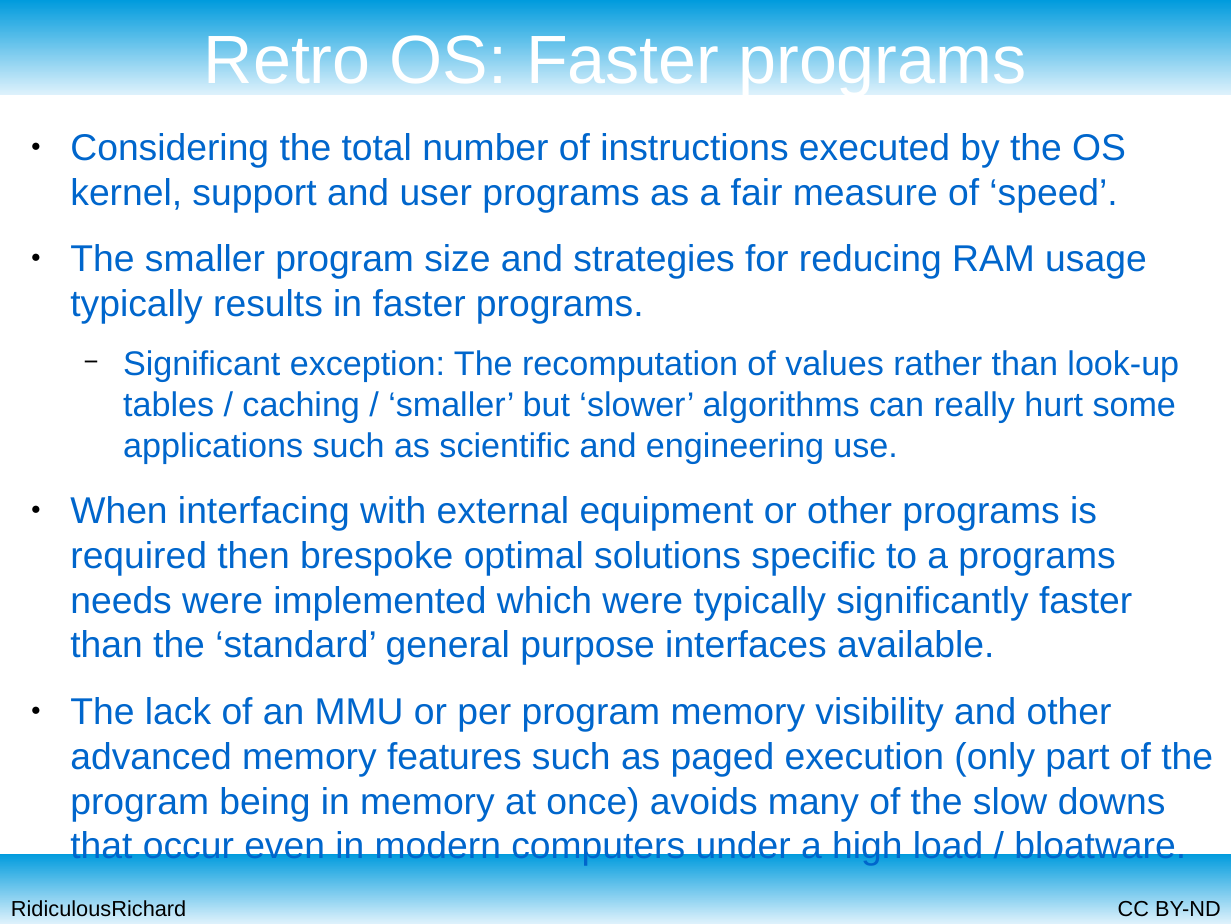
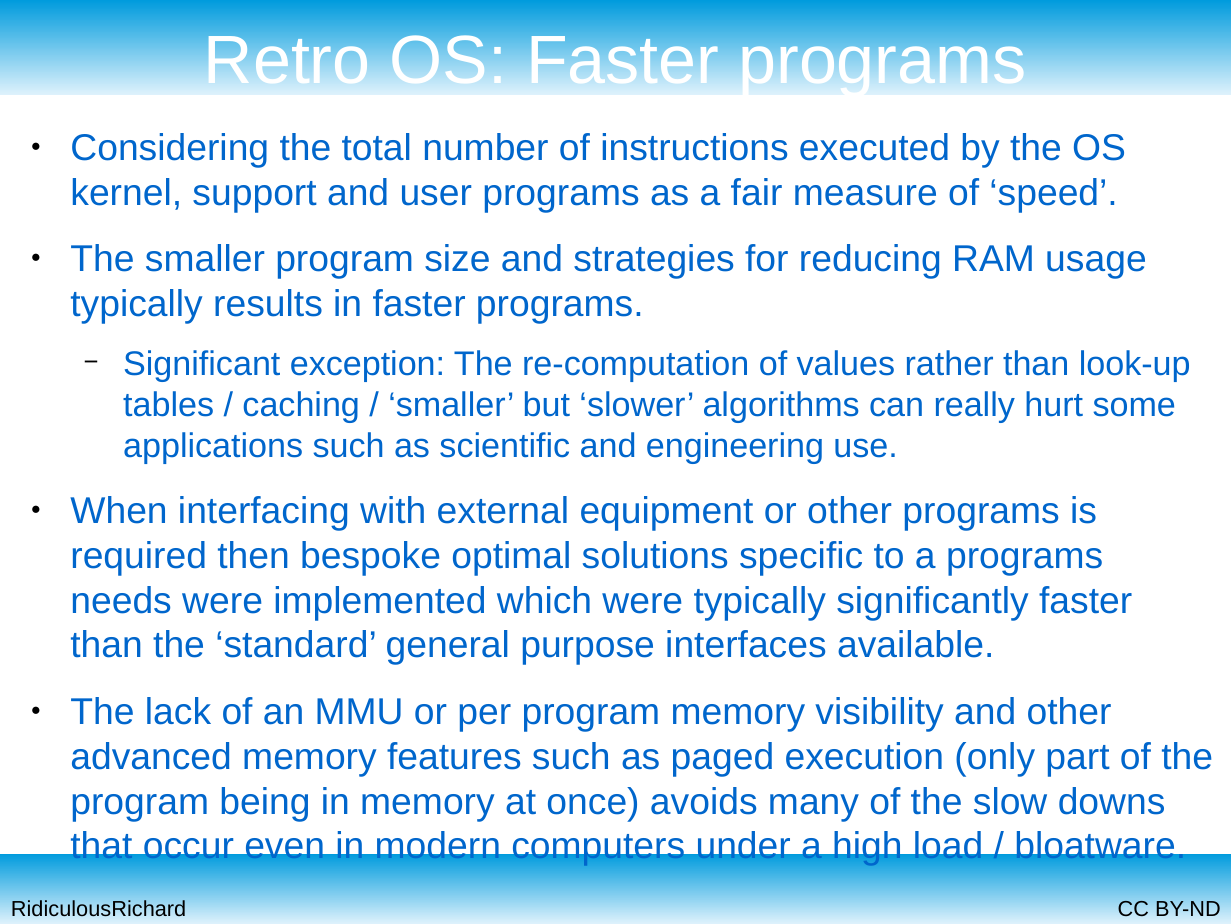
Before and after one commit to RidiculousRichard/presentations, a slide deck: slide 11 of Retro OS.odp. Drawn at 1232x924 pixels with LibreOffice and Linux fonts; fonts in the diff are those of the drawing. Boxes give left, top, right and bottom in pixels: in the first picture for what was removed or moved away, otherwise in the second. Text is boxed around its words. In the diff, an @@ line names an element or a change of style, - is before the commit and + after.

Commit message:
Updated with minor typo fixes and inter-program communication techniques

```diff
--- a/Retro OS.odp
+++ b/Retro OS.odp
@@ text at [70,350,1191,665]: text changed @@
-  − Significant exception: The recomputation of values rather than look-up tables / caching / ‘smaller’ but ‘slower’ algorithms can really hurt some applications such as scientific and engineering use.
-● When interfacing with external equipment or other programs is required then brespoke optimal solutions specific to a programs needs were implemented which were typically significantly faster than the ‘standard’ general purpose interfaces available.
+  − Significant exception: The re-computation of values rather than look-up tables / caching / ‘smaller’ but ‘slower’ algorithms can really hurt some applications such as scientific and engineering use.
+● When interfacing with external equipment or other programs is required then bespoke optimal solutions specific to a programs needs were implemented which were typically significantly faster than the ‘standard’ general purpose interfaces available.
```
Also in this commit, not shown: 9 other slides changed, 1 slide added.
